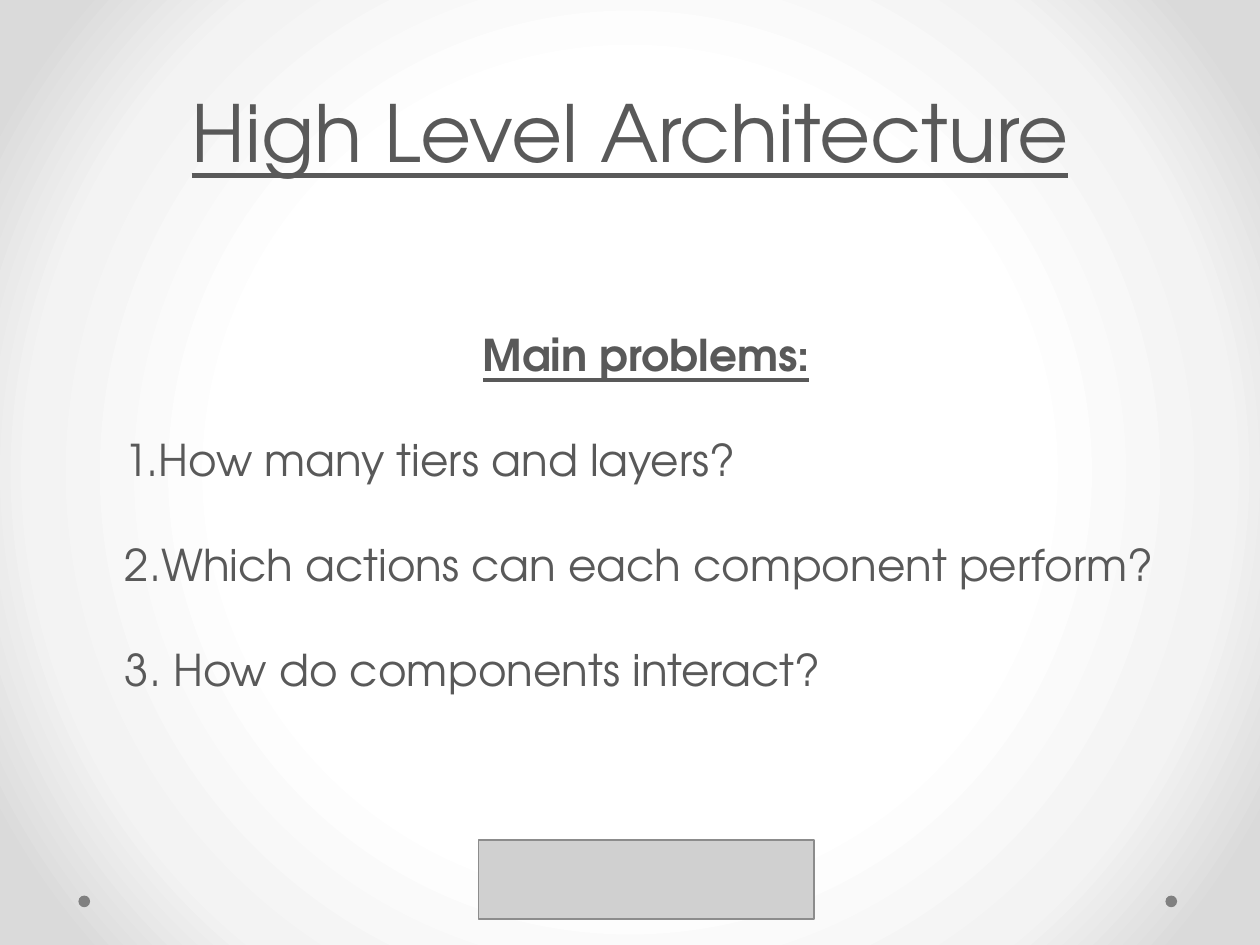
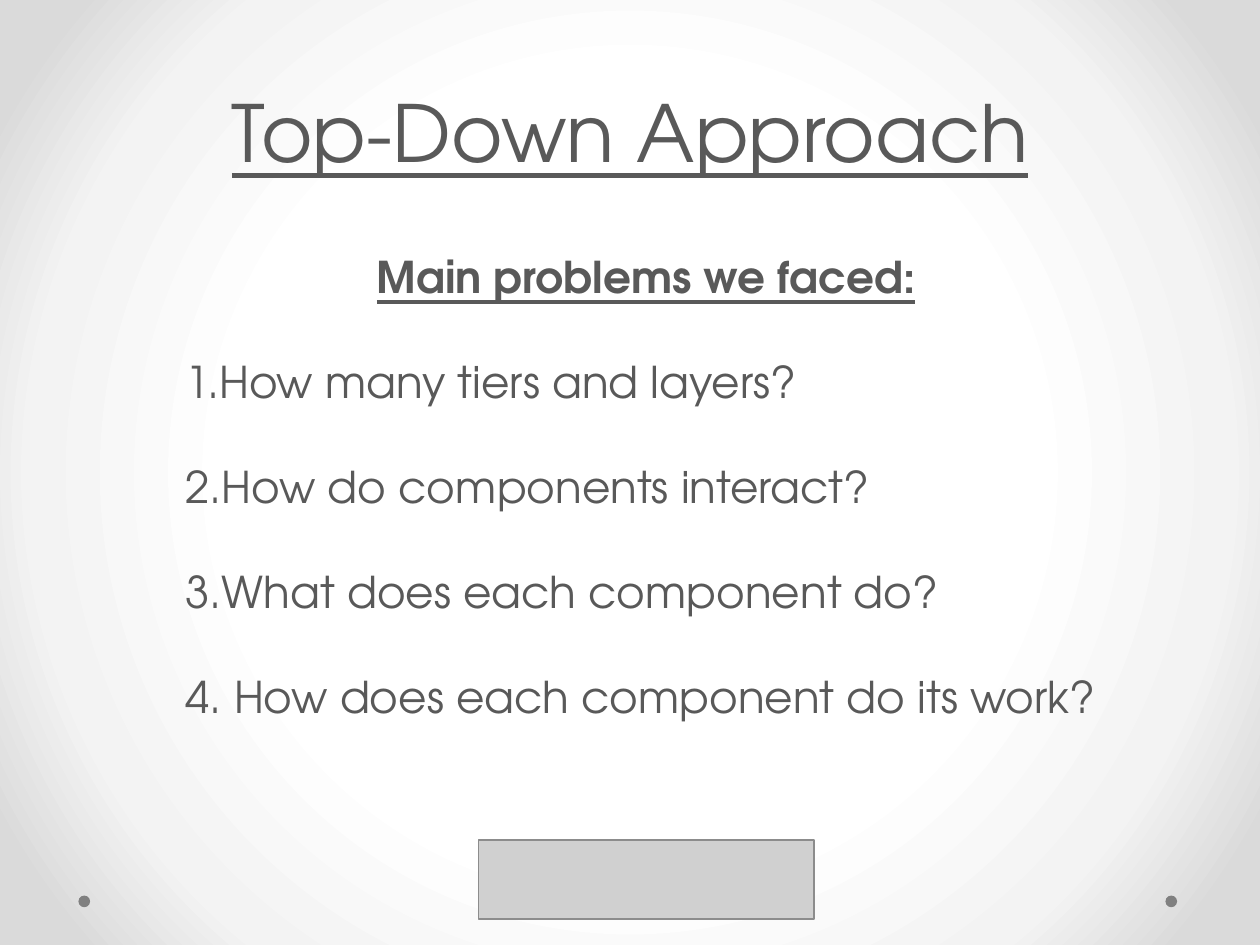
Before and after one commit to yangi92/SE2_PowerEnJoy, a slide deck: slide 3 of PP/PresentationDD.pptx. Drawn at 1260x945 pixels with LibreOffice and Linux fonts; fonts in the diff are those of the drawing; grey boxes stand for pictures. Boxes give left, top, right and bottom in pixels: in the first picture for what was removed or moved away, otherwise in the second. Text is boxed around its words. In the diff, an @@ line names an element or a change of style, - is before the commit and + after.

Commit message:
PP DD update

```diff
--- a/PP/PresentationDD.pptx
+++ b/PP/PresentationDD.pptx
@@ title at (x1=232, y1=103, x2=1029, y2=178): text changed @@
-High Level Architecture
+Top-Down Approach
@@ text "Main problems we faced:" moved from (x1=125, y1=337, x2=1153, y2=695) to (x1=186, y1=259, x2=1095, y2=722) @@
@@ text at (x1=377, y1=259, x2=915, y2=304): text changed @@
-Main problems:
+Main problems we faced:
@@ text at (x1=186, y1=470, x2=1095, y2=722): text changed @@
-2.Which actions can each component perform?
-3. How do components interact?
+2.How do components interact?
+3.What does each component do?
+4. How does each component do its work?
```
Also in this commit, not shown: 6 other slides changed, 4 slides added.
